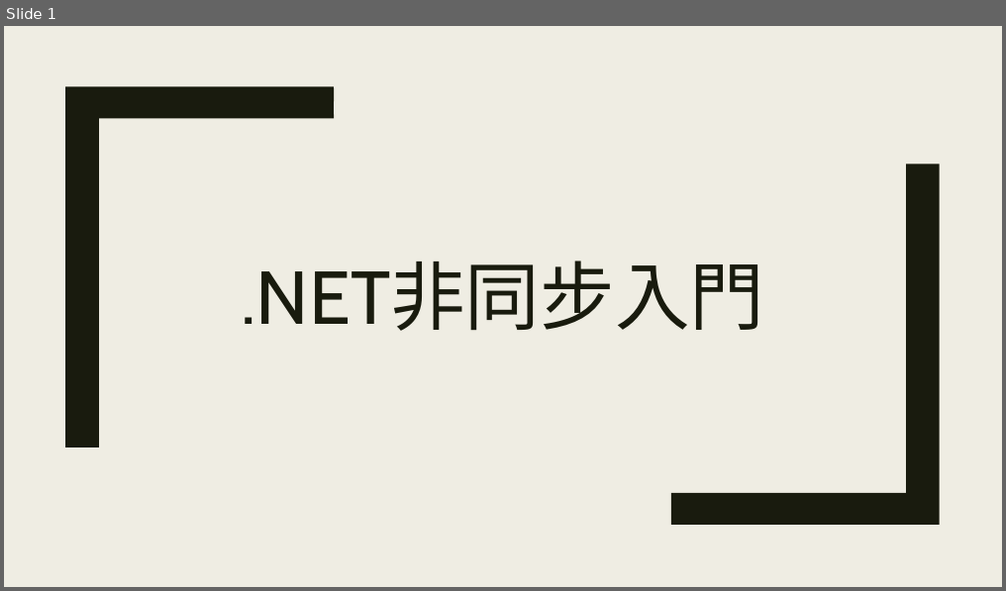
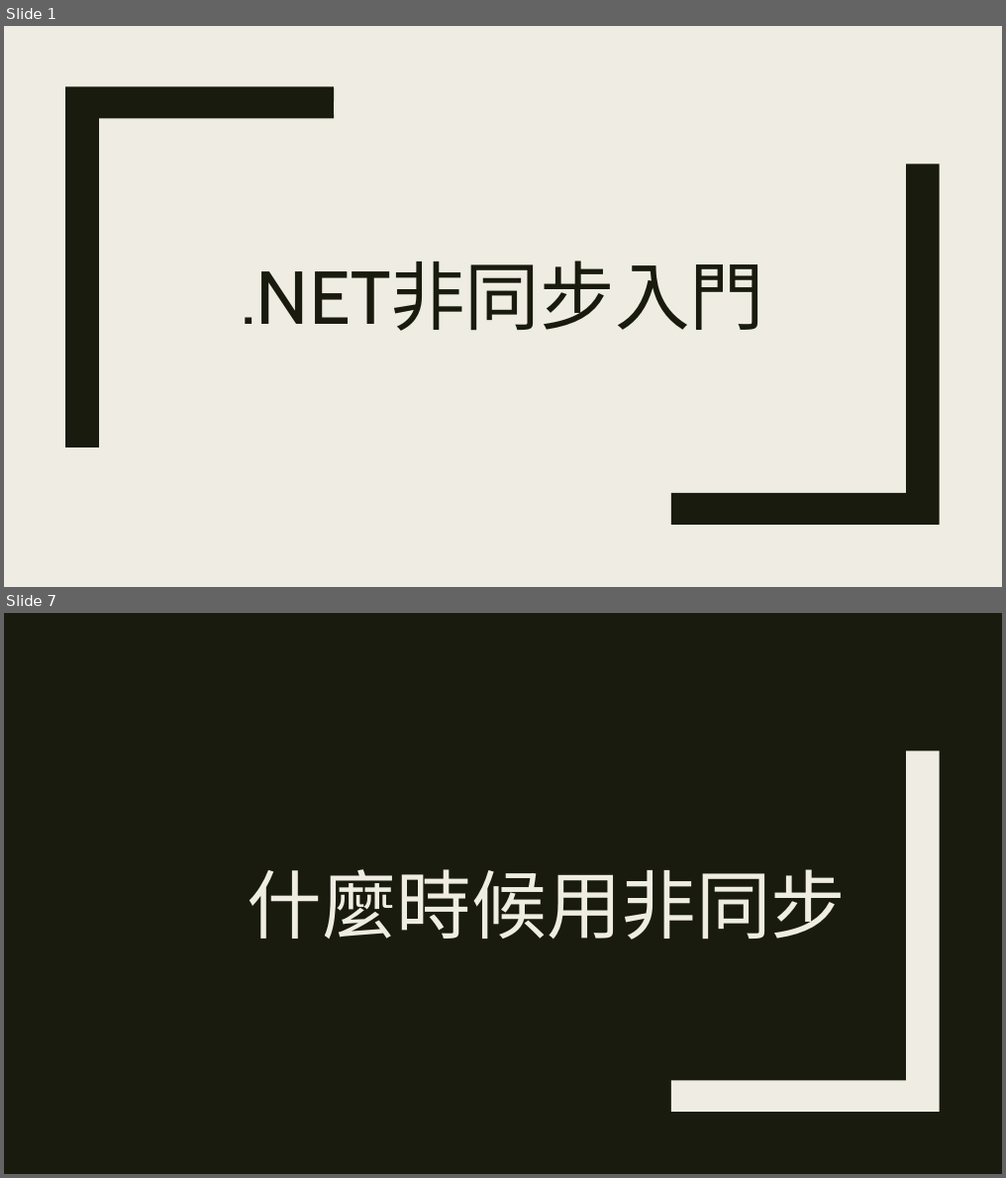
Before and after one commit to ryans610/.NET-Async-Basic, a slide deck: .NET非同步入門.pptx. Shown one above the other, each under a label of ours: slide 1 before the commit, slides 1 and 7 after it; the slides between them are not shown. The pictures are 1006x591 and 1006x1178 pixels, drawn with LibreOffice and Linux fonts; fonts in the diff are those of the drawing. Boxes give left, top, right and bottom in pixels: in the first picture for what was removed or moved away, otherwise in the second. Text is boxed around its words. In the diff, an @@ line names an element or a change of style, - is before the commit and + after.

```diff
--- a/.NET非同步入門.pptx
+++ b/.NET非同步入門.pptx
@@ slide 7 added at (4, 613, 1002, 1174), background #191B0E @@
@@ freeform shape added at (672, 751, 940, 1112), fill #EFEDE3 @@
@@ title added at (248, 869, 846, 940), 72 pt, text #EFEDE3 @@
+什麼時候用非同步
```
Also in this commit, not shown: 9 other slides added.
